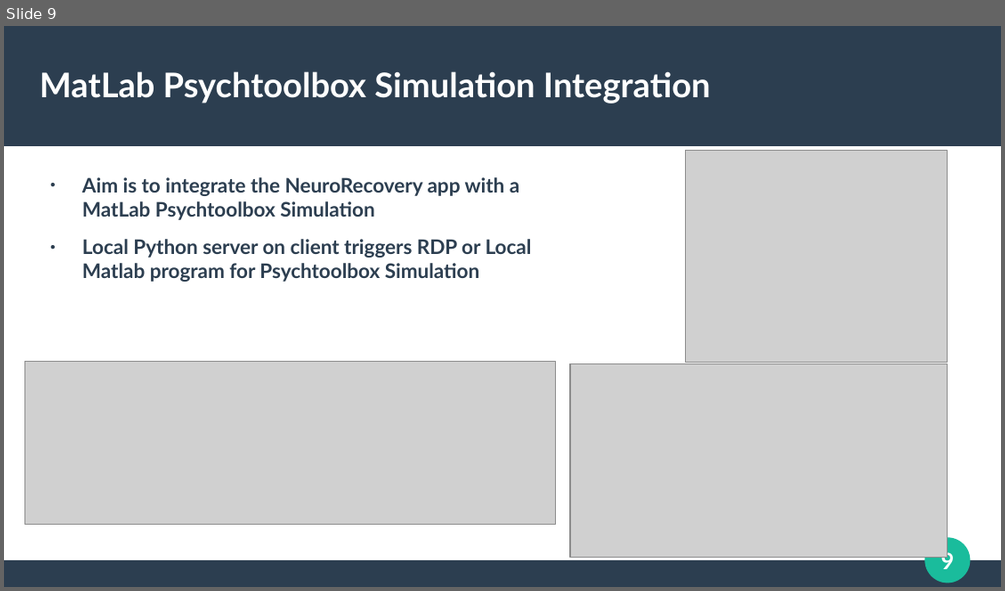
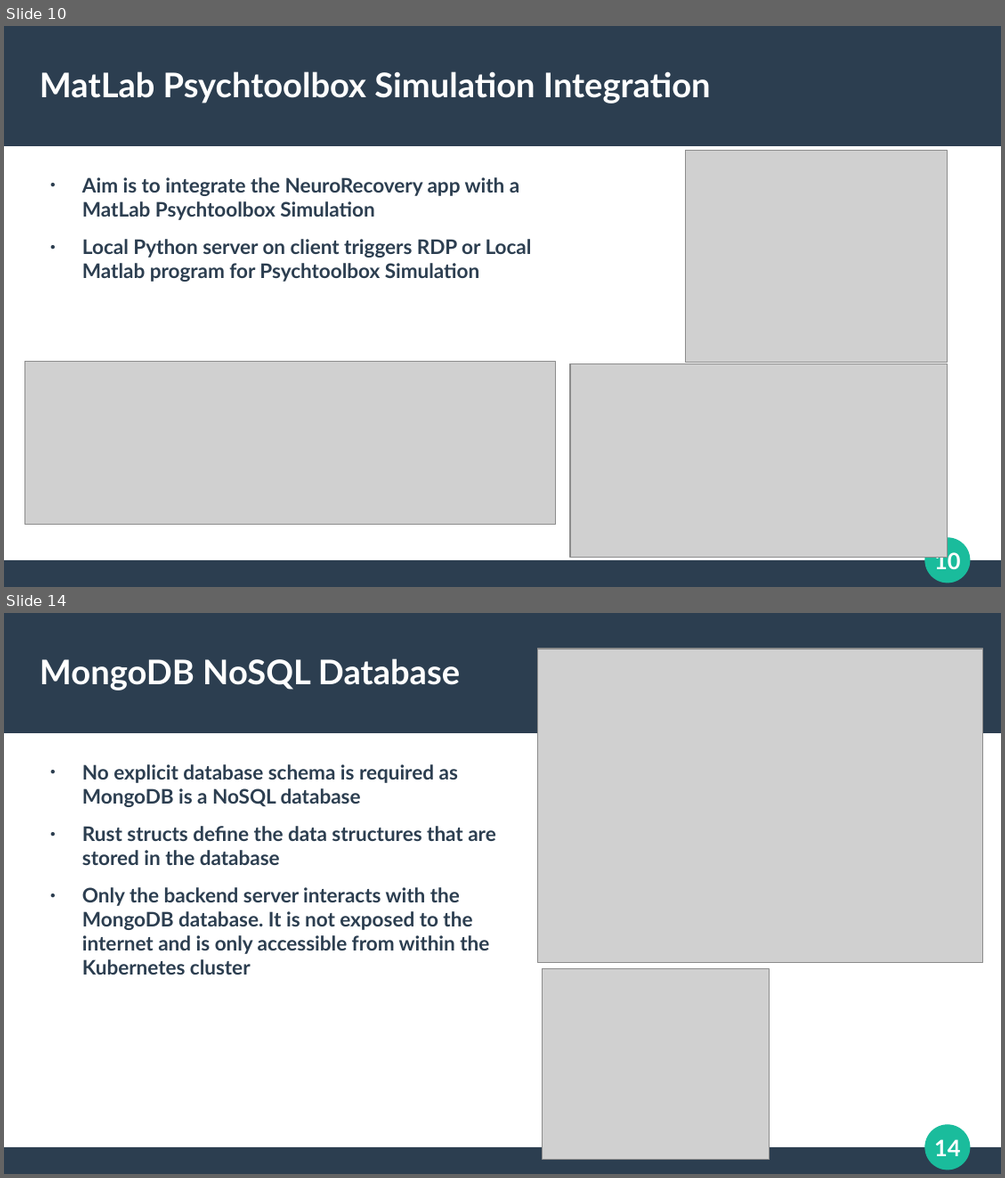
Before and after one commit to mark-ruddy/neurorecovery, a slide deck: report/neurorecovery_final_presentation.pptx. Shown one above the other, each under a label of ours: slide 9 before the commit, slides 10 and 14 after it; the slides between them are not shown. The pictures are 1005x591 and 1005x1178 pixels, drawn with LibreOffice and Linux fonts; fonts in the diff are those of the drawing; grey boxes stand for pictures. Boxes give left, top, right and bottom in pixels: in the first picture for what was removed or moved away, otherwise in the second. Text is boxed around its words. In the diff, an @@ line names an element or a change of style, - is before the commit and + after.

```diff
--- a/report/neurorecovery_final_presentation.pptx
+++ b/report/neurorecovery_final_presentation.pptx
@@ slide 14 added at <box>4,613,1001,1174</box>, background #FFFFFF; not listed: 4 template elements that a slide beside it also shows @@
@@ title added at <box>40,658,460,690</box>, 27 pt, text #FFFFFF, bold @@
+MongoDB NoSQL Database
@@ picture added at <box>539,649,984,962</box> @@
@@ text added at <box>82,764,496,974</box>, 16 pt, text #2C3E50, bold @@
+● No explicit database schema is required as MongoDB is a NoSQL database
+● Rust structs define the data structures that are stored in the database
+● Only the backend server interacts with the MongoDB database. It is not exposed to the internet and is only accessible from within the Kubernetes cluster
@@ picture added at <box>543,969,770,1160</box> @@
@@ what was slide 9 is now slide 10 @@
@@ page number at <box>934,549,960,569</box>: text changed @@
-9
+10
```
Also in this commit, not shown: 3 slides changed, 5 other slides added, 1 slide removed, 2 other files.
